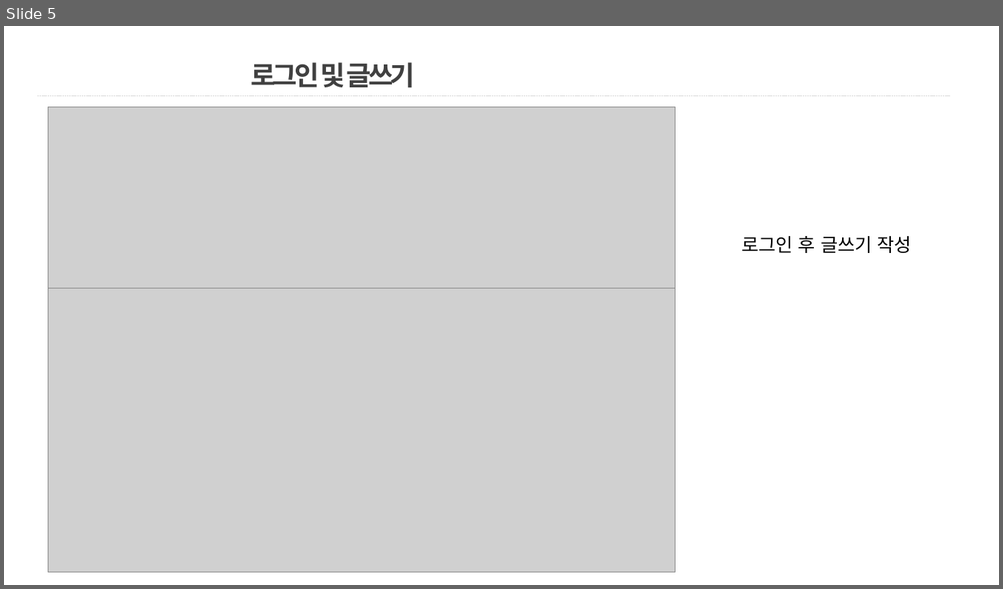
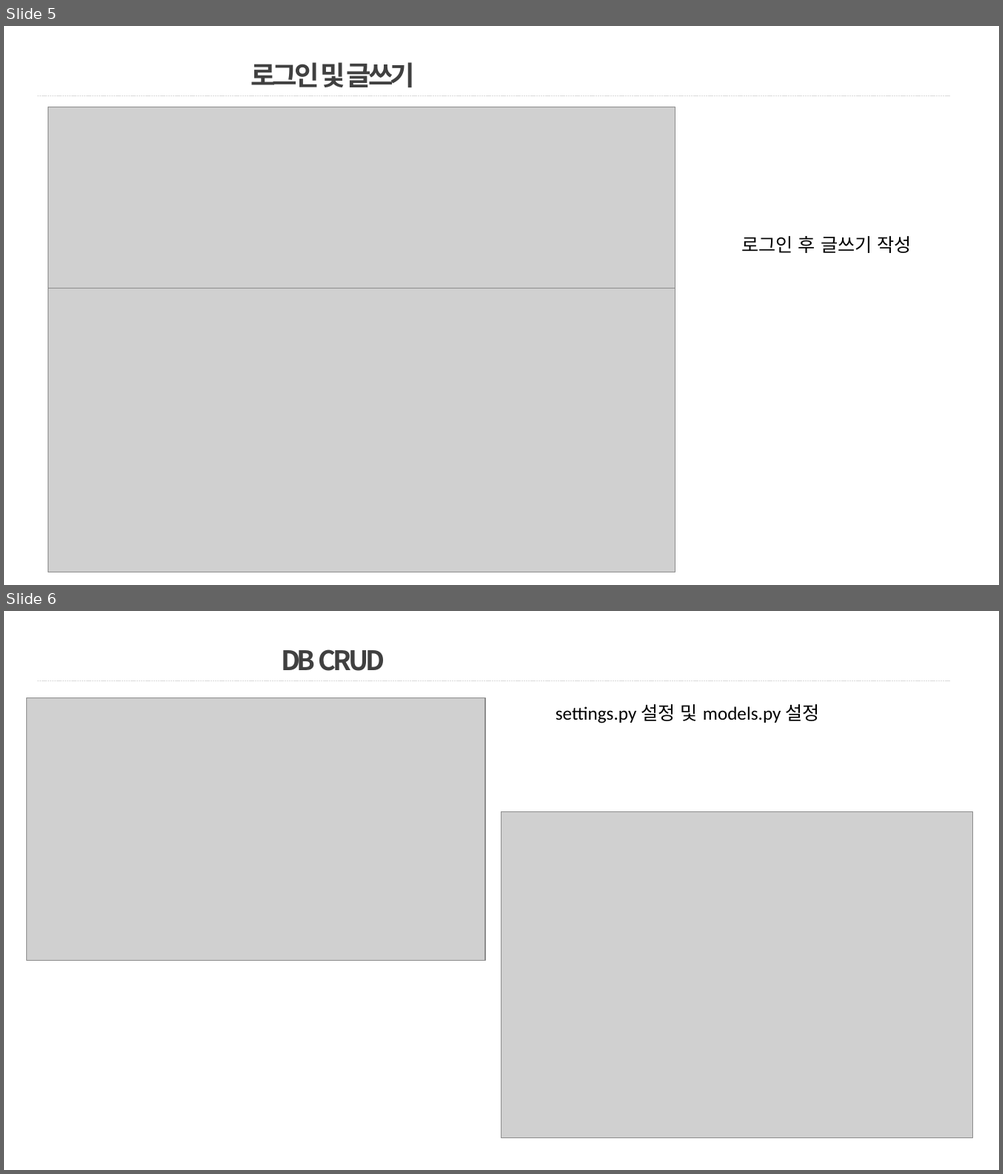
Before and after one commit to ssc0831/Django, a slide deck: Data 시각화(Python&Django)/평가/BigData 분석결과 및 시각화_평가.pptx. Shown one above the other, each under a label of ours: slide 5 before the commit, slides 5 and 6 after it. The pictures are 1003x589 and 1003x1174 pixels, drawn with LibreOffice and Linux fonts; fonts in the diff are those of the drawing; grey boxes stand for pictures; background and template pictures are left out. Boxes give left, top, right and bottom in pixels: in the first picture for what was removed or moved away, otherwise in the second. Text is boxed around its words. In the diff, an @@ line names an element or a change of style, - is before the commit and + after.

```diff
--- a/Data 시각화(Python&Django)/평가/BigData 분석결과 및 시각화_평가.pptx
+++ b/Data 시각화(Python&Django)/평가/BigData 분석결과 및 시각화_평가.pptx
@@ slide 6 added at [4,611,999,1170], background picture (left out); not listed: 1 template element that a slide beside it also shows @@
@@ title added at [281,649,384,671], 26 pt, text #404040, bold @@
+DB CRUD
@@ picture added at [26,698,485,961] @@
@@ text added at [555,704,819,723], 18 pt, text #000000 @@
+settings.py 설정 및 models.py 설정
@@ picture added at [502,812,973,1139] @@
```
Also in this commit, not shown: 2 other slides added.
